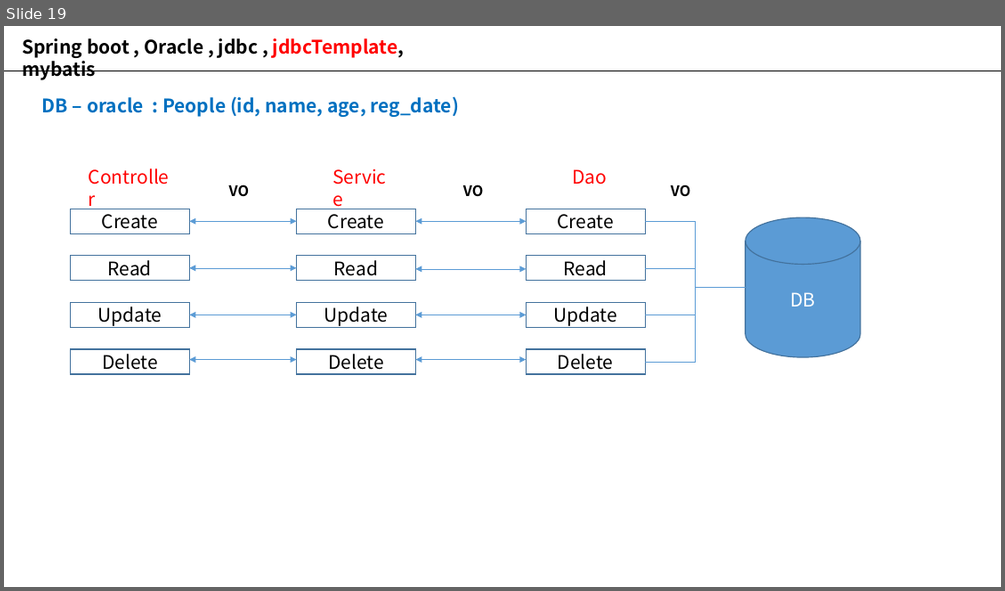
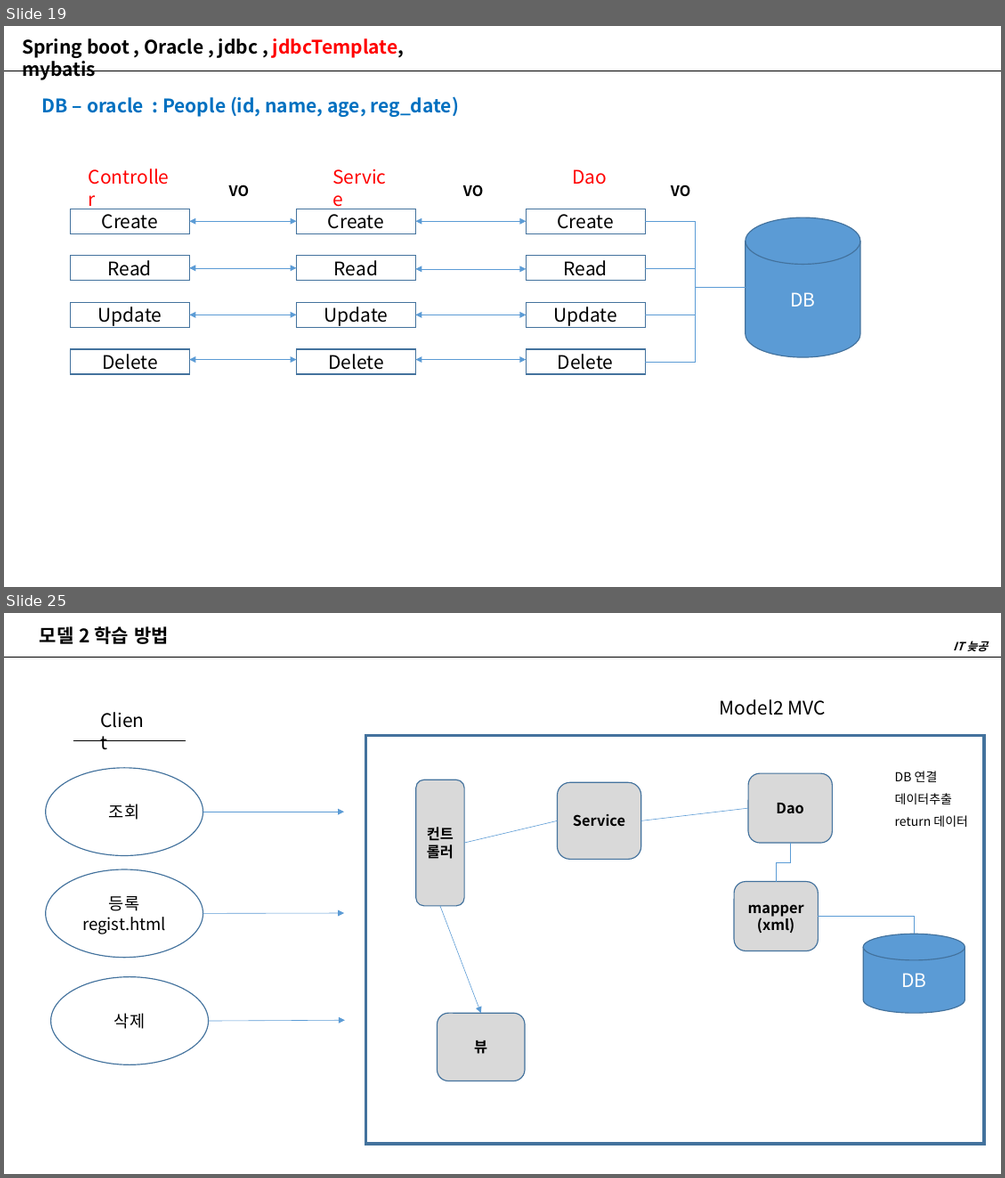
Before and after one commit to dhkim-githup/YouTube, a slide deck: newwork/Model2_Spring.pptx. Shown one above the other, each under a label of ours: slide 19 before the commit, slides 19 and 25 after it; the slides between them are not shown. The pictures are 1005x591 and 1005x1178 pixels, drawn with LibreOffice and Linux fonts; fonts in the diff are those of the drawing. Boxes give left, top, right and bottom in pixels: in the first picture for what was removed or moved away, otherwise in the second. Text is boxed around its words. In the diff, an @@ line names an element or a change of style, - is before the commit and + after.

```diff
--- a/newwork/Model2_Spring.pptx
+++ b/newwork/Model2_Spring.pptx
@@ slide 25 added at bbox=[4, 613, 1001, 1174], background #FFFFFF @@
@@ text added at bbox=[40, 626, 169, 644], 18 pt, text #000000, bold @@
+모델 2 학습 방법
@@ line added from (4, 657) to (1001, 657), #000000 0.5 pt @@
@@ text added at bbox=[953, 641, 987, 651], 11 pt, text #000000, bold, italic @@
+IT 늦공
@@ text added at bbox=[93, 705, 156, 735], 18 pt, text #000000 @@
+Client
@@ text added at bbox=[720, 699, 825, 715], 18 pt, text #000000 @@
+Model2 MVC
@@ line added from (73, 741) to (186, 741), #000000 0.5 pt @@
@@ rectangle added at bbox=[366, 736, 985, 1144], outline #43739E 3 pt @@
@@ line added from (720, 736) to (833, 736), #000000 0.5 pt @@
@@ ellipse added at bbox=[46, 768, 203, 855], outline #43739E 1 pt, 16 pt, text #000000 @@
+조회
@@ text added at bbox=[895, 771, 968, 827], 12 pt, text #000000 @@
+DB 연결
+데이터추출
+return 데이터
@@ rounded rectangle added at bbox=[416, 779, 465, 906], fill #D9D9D9, outline #43739E 1 pt, 14 pt, text #000000, bold @@
+컨트
+롤러
@@ rounded rectangle added at bbox=[558, 783, 641, 859], fill #D9D9D9, outline #43739E 1 pt, 14 pt, text #000000, bold @@
+Service
@@ rounded rectangle added at bbox=[748, 774, 832, 844], fill #D9D9D9, outline #43739E 1 pt, 14 pt, text #000000, bold @@
+Dao
@@ arrow added from (202, 811) to (344, 811), #5B9BD5 0.5 pt @@
@@ line added from (465, 843) to (558, 821), #5B9BD5 0.5 pt @@
@@ line added from (641, 821) to (748, 808), #5B9BD5 0.5 pt @@
@@ elbow line added from (790, 843) to (776, 882), #5B9BD5 0.5 pt @@
@@ ellipse added at bbox=[46, 869, 203, 957], outline #43739E 1 pt, 16 pt, text #000000 @@
+등록
+regist.html
@@ arrow added from (440, 906) to (481, 1013), #5B9BD5 0.5 pt @@
@@ rounded rectangle added at bbox=[734, 882, 817, 951], fill #D9D9D9, outline #43739E 1 pt, 14 pt, text #000000, bold @@
+mapper
+(xml)
@@ arrow added from (202, 914) to (344, 913), #5B9BD5 0.5 pt @@
@@ elbow line added from (818, 916) to (914, 933), #5B9BD5 0.5 pt @@
@@ cylinder added at bbox=[863, 933, 965, 1013], fill #5B9BD5, outline #43739E 1 pt, 18 pt, text #FFFFFF @@
+DB
@@ ellipse added at bbox=[51, 977, 209, 1064], outline #43739E 1 pt, 16 pt, text #000000 @@
+삭제
@@ arrow added from (208, 1021) to (345, 1020), #5B9BD5 0.5 pt @@
@@ rounded rectangle added at bbox=[437, 1013, 525, 1081], fill #D9D9D9, outline #43739E 1 pt, 14 pt, text #000000, bold @@
+뷰
```
Also in this commit, not shown: 1 slide changed, 4 other slides added, 1 other file.
